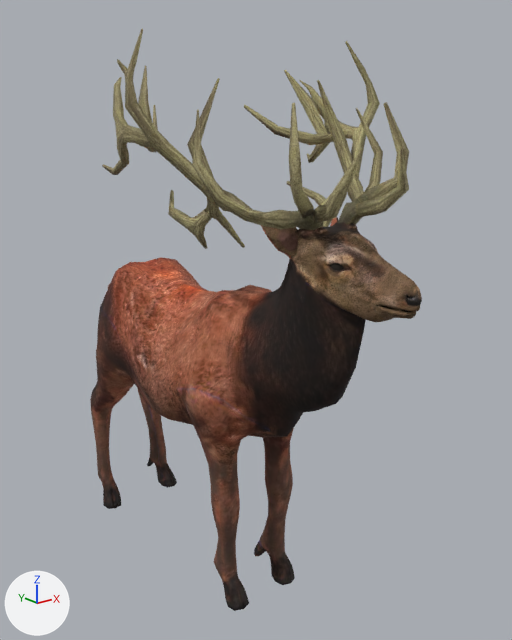
The glTF model public/animals/red-stag.glb, before and after one commit.
Rendered twice from a camera (50 mm lens) standing at (-5.03, -7.43, 6.28) and looking at (0.34, -0.71, 3.59). The lights are fixed; the arrows at lower left show +X, +Y and +Z. The first picture is the older version. Both versions are drawn at frame 65 of the action 'Idle'; the numbers are the values there. Vertices at exactly the same position are counted once.

In view in the first picture: 'Body', 'Eyes', 'Head', 'Horns'.
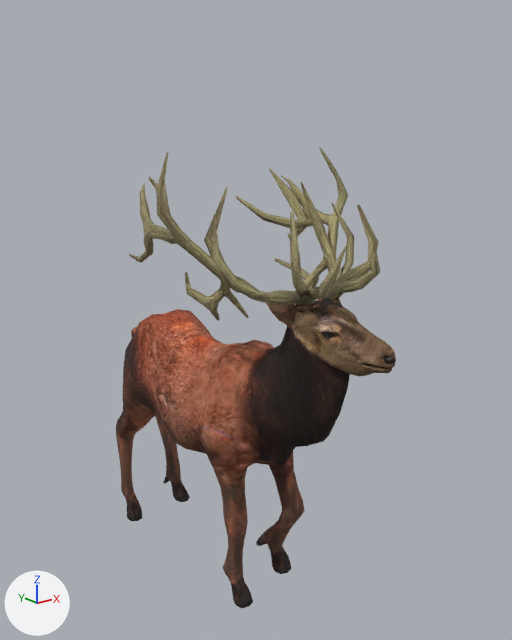
Where the change shows, as pixel boxes (x1, y1, x2, y2) in the pictures (512 x 640 px):
'Body', moved, turned, rescaled: before (90, 257, 366, 611); after (116, 309, 350, 608)
'Horns', reshaped, moved, turned, rescaled: before (102, 29, 409, 249); after (129, 147, 380, 321)
'Head', moved, turned, rescaled: before (261, 217, 422, 322); after (266, 297, 396, 376)
'Eyes', moved (mostly hidden): before (330, 263, 342, 271); after (322, 332, 332, 337)

Diff of the bpy script that builds the scene:
```diff
--- a/public/animals/red-stag.glb.py
+++ b/public/animals/red-stag.glb.py
@@ me_cylinder @@
 # used by ob_body; location = (0.0, 1.65, 2.84)
-me_cylinder.from_pydata(...)  # 1003 vertices, 1984 faces; spans x -0.84..0.84, y -4.54..0.83, z -2.84..1.82
+me_cylinder.from_pydata(...)  # 1003 vertices, 1984 faces; spans x -0.01..0.01, y -0.04..0.0, z -0.03..0.02
+# me_cylinder part 1: the whole mesh is turned 89.4 degrees about the x axis through its middle and scaled by 0.00831, then moved by (0.0, 1.84, 0.51)
 me_cylinder.materials.append(mat_body)
@@ me_cylinder_002 @@
 # used by ob_head; location = (0.0, 1.65, 2.84)
-me_cylinder_002.from_pydata(...)  # 784 vertices, 1504 faces; spans x -0.47..0.55, y -5.23..-3.46, z 1.39..2.25
+me_cylinder_002.from_pydata(...)  # 784 vertices, 1504 faces; spans x 0.0, y -0.04, z -0.03..-0.02
+# me_cylinder_002 part 2: the whole mesh is scaled about its middle by (0.00809, -0.00214, 0.0167), then moved by (-0.03, 4.3, -1.85)
 me_cylinder_002.materials.append(mat_head)
@@ me_cylinder_003 @@
 # used by ob_horns; location = (0.0, 1.65, 2.84)
-me_cylinder_003.from_pydata(...)  # 684 vertices, 1356 faces; spans x -1.56..1.71, y -4.67..-1.44, z 1.87..4.09
+me_cylinder_003.from_pydata(...)  # 684 vertices, 1356 faces; spans x -0.01..0.01, y -0.06..-0.04, z -0.03..0.0
+# me_cylinder_003 part 3: the whole mesh is multiplied about its middle by the matrix ((0.008, -0.001, 0.0), (0.0, 0.0, -0.008), (0.001, 0.008, 0.0)), then moved by (-0.07, 3.01, -2.99)
 me_cylinder_003.materials.append(mat_antlers)
@@ ob_body @@
 ob_body = bpy.data.objects.new('Body', me_cylinder)
-ob_body.location = (0.0, 1.65, 2.84)
+ob_body.location = (0.0, 0.0, 0.0)
+ob_body.rotation_euler = (-1.571, 0.0, 0.0)  # degrees (-90, 0, 0)
+ob_body.scale = (100.0, 100.0, 100.0)
@@ ob_eyes @@
 ob_eyes = bpy.data.objects.new('Eyes', me_cylinder_001)
-ob_eyes.location = (0.0, 1.65, 2.84)
+ob_eyes.location = (0.0, 0.0, 0.0)
@@ ob_head @@
 ob_head = bpy.data.objects.new('Head', me_cylinder_002)
-ob_head.location = (0.0, 1.65, 2.84)
+ob_head.location = (0.0, 0.0, 0.0)
+ob_head.rotation_euler = (-1.571, 0.0, 0.0)  # degrees (-90, 0, 0)
+ob_head.scale = (100.0, 100.0, 100.0)
@@ ob_horns @@
 ob_horns = bpy.data.objects.new('Horns', me_cylinder_003)
-ob_horns.location = (0.0, 1.65, 2.84)
+ob_horns.location = (0.0, 0.0, 0.0)
+ob_horns.rotation_euler = (-1.571, 0.0, 0.0)  # degrees (-90, 0, 0)
+ob_horns.scale = (100.0, 100.0, 100.0)
```
